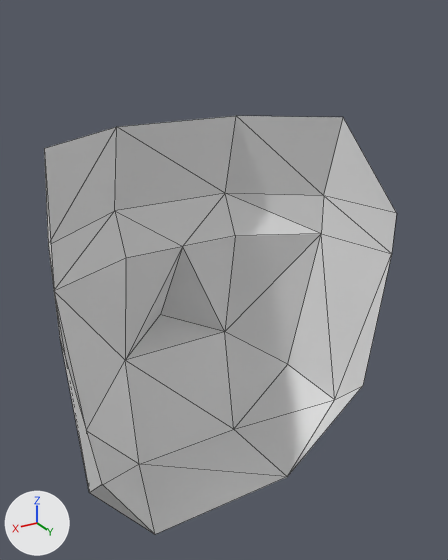
An edit to the OBJ model teardown/wwf-no-mercy/models/face/model_13FA.obj, drawn before and after from the same camera.
The view is the same before and after, from a camera (50 mm lens) standing at (13.0, 13.5, 26.5) and looking at (-1.1, -9.9, 14.7). Lighting does not change. The marker at lower left points along +X, +Y and +Z. The first picture is the older version. Mesh edges are drawn as thin lines. Where no turn or scale is listed for an object, it has been applied to the vertices. Vertices at exactly the same position are counted once.

The older version as bpy lines, for what is in view:
```python
me_model_13fa = bpy.data.meshes.new('model_13FA')
me_model_13fa.from_pydata(...)  # 30 vertices, 46 faces; spans x -8.0..8.0, y -15.0..-6.0, z 3.0..22.0
ob_model_13fa = bpy.data.objects.new('model_13FA', me_model_13fa)
ob_model_13fa.location = (0.0, 0.0, 0.0)
```
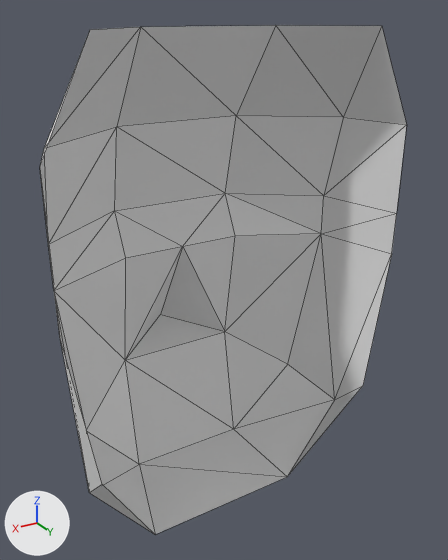
Pixel boxes [x1, y1, x2, y2] of what changed, in the pictures (448 x 560 px):
'model_13FA', reshaped (22% taller): before [44, 116, 396, 534]; after [40, 25, 407, 534]
part 1 of me_model_13fa, built on: before [44, 118, 396, 336]; after [40, 25, 407, 336]

What changed in the scene script:
```text
Change me_model_13fa:
    used by ob_model_13fa
    remove me_model_13fa.from_pydata(...)  # 30 vertices, 46 faces; spans x -8.0..8.0, y -15.0..-6.0, z 3.0..22.0
    add me_model_13fa.from_pydata(...)  # 36 vertices, 56 faces; spans x -8.0..8.0, y -15.0..-6.0, z 3.0..26.0
    me_model_13fa part 1
    6 faces are deleted
    6 vertices are added at (-3.0, -9.0, 26.0), (-6.0, -6.0, 26.0), (-8.0, -6.0, 22.0), (8.0, -6.0, 22.0), (6.0, -6.0, 26.0), (3.0, -9.0, 26.0)
    16 new faces join them
```
